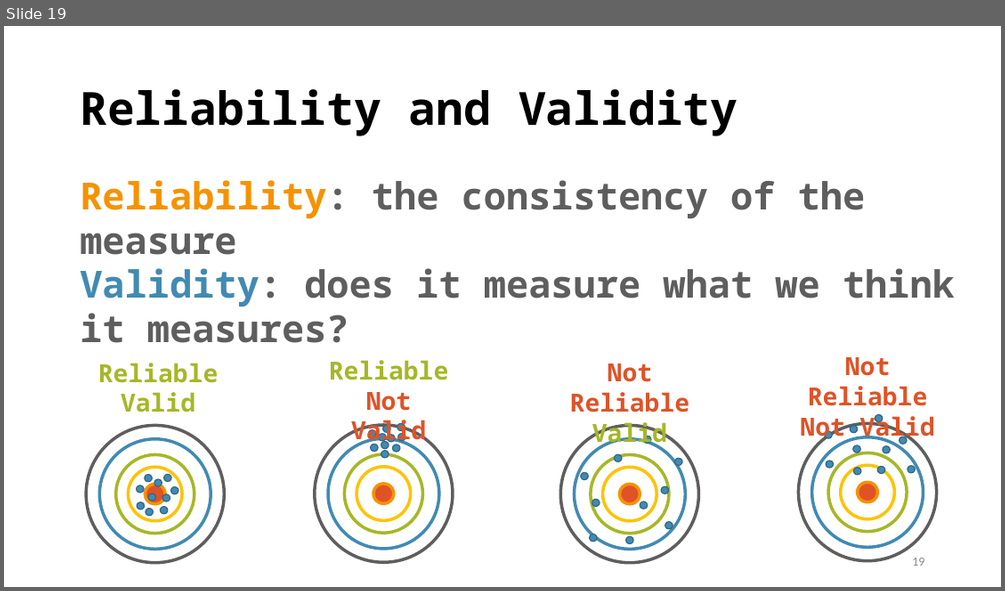
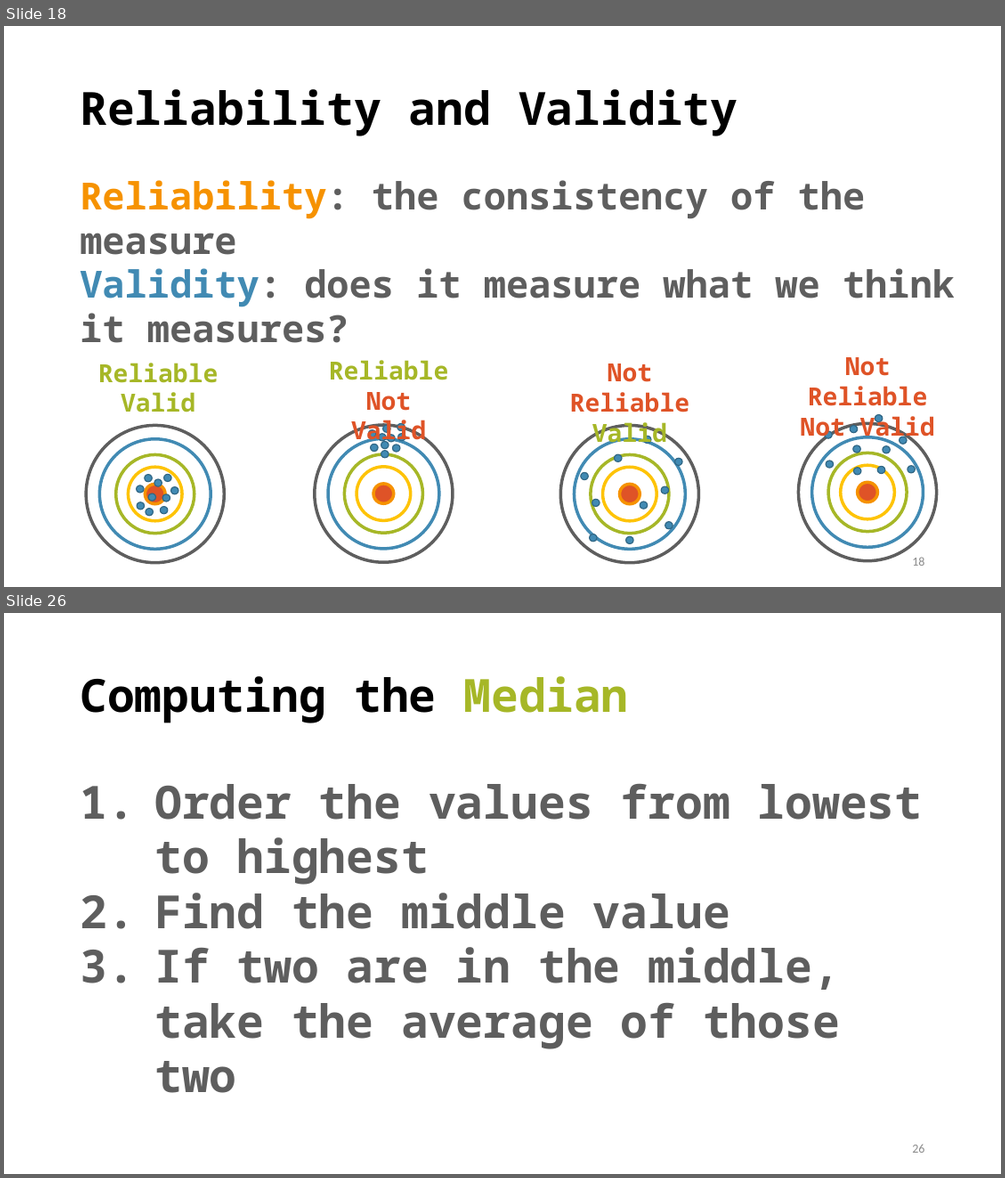
Before and after one commit to TysonStanley/EDU-6050, a slide deck: Slides/03_EDUC_6050_2018.pptx. Shown one above the other, each under a label of ours: slide 19 before the commit, slides 18 and 26 after it; the slides between them are not shown. The pictures are 1005x591 and 1005x1178 pixels, drawn with LibreOffice and Linux fonts; fonts in the diff are those of the drawing. Boxes give left, top, right and bottom in pixels: in the first picture for what was removed or moved away, otherwise in the second. Text is boxed around its words. In the diff, an @@ line names an element or a change of style, - is before the commit and + after.

```diff
--- a/Slides/03_EDUC_6050_2018.pptx
+++ b/Slides/03_EDUC_6050_2018.pptx
@@ slide 26 added at (4, 613, 1001, 1174), background #FFFFFF @@
@@ title added at (80, 676, 629, 723), 44 pt, text #000000, bold @@
+Computing the Median
@@ text added at (154, 783, 922, 1049), 44 pt, text #5E5E5E, bold @@
+1. Order the values from lowest to highest
+2. Find the middle value
+3. If two are in the middle, take the average of those two
@@ page number added at (912, 1144, 924, 1152), 12 pt, text #8C8C8C @@
+26
@@ what was slide 19 is now slide 18 @@
@@ page number at (912, 556, 924, 565): text changed @@
-19
+18
```
Also in this commit, not shown: 1 slide changed, 21 other slides added, 2 slides removed, 9 other files.
